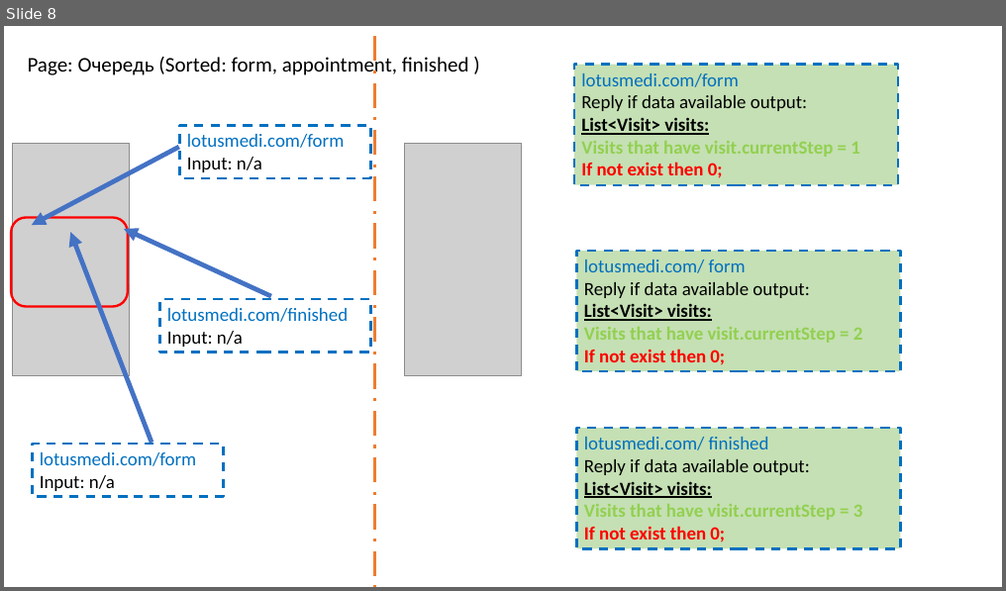
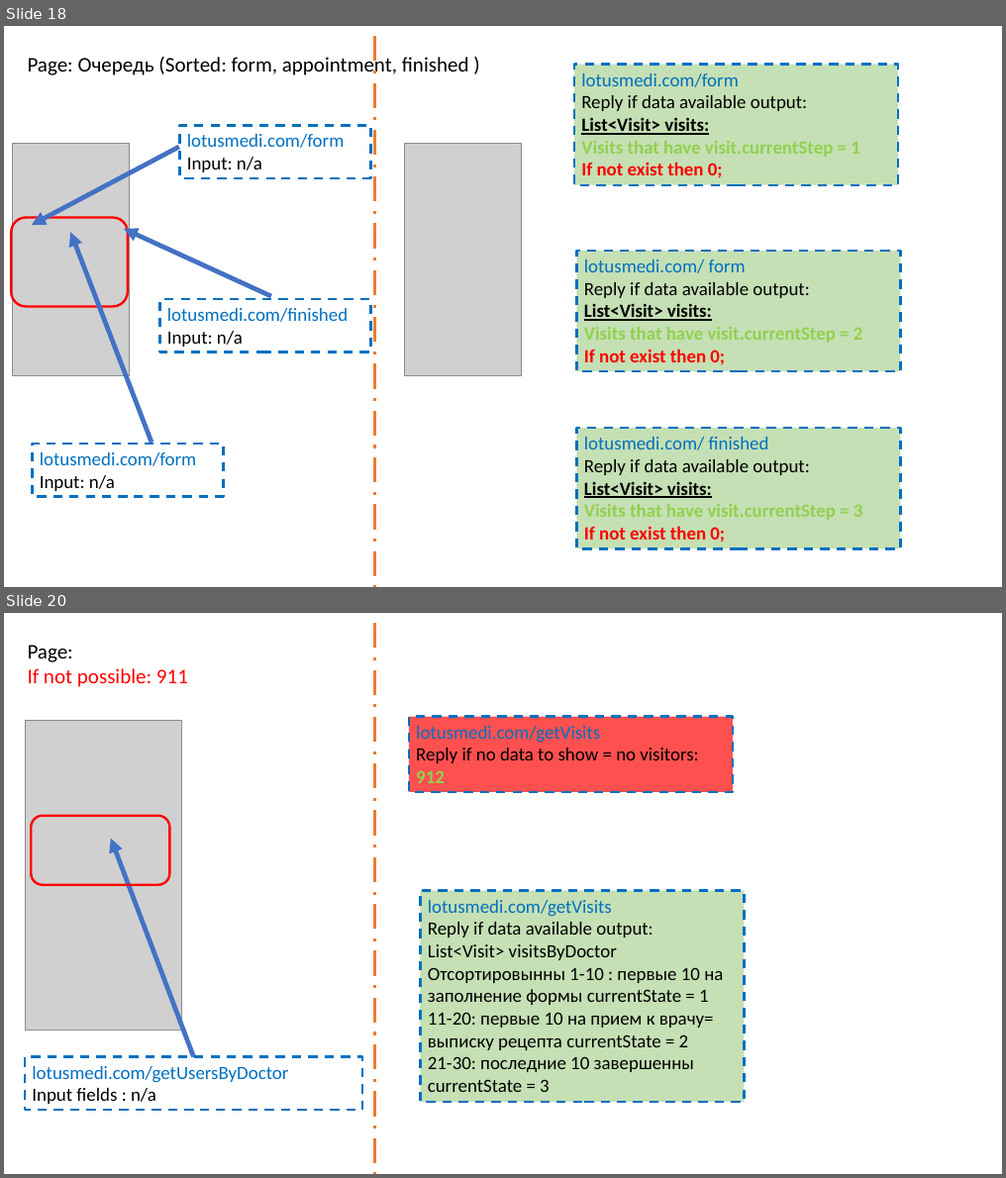
Before and after one commit to MarinaPak108/lotus, a slide deck: scenarioFlowChart.pptx. Shown one above the other, each under a label of ours: slide 8 before the commit, slides 18 and 20 after it; the slides between them are not shown. The pictures are 1006x591 and 1006x1178 pixels, drawn with LibreOffice and Linux fonts; fonts in the diff are those of the drawing; grey boxes stand for pictures. Boxes give left, top, right and bottom in pixels: in the first picture for what was removed or moved away, otherwise in the second. Text is boxed around its words. In the diff, an @@ line names an element or a change of style, - is before the commit and + after.

Commit message:
chompleted first version of ppt for backender. added buttons to modify doctor, formData , prescription

```diff
--- a/scenarioFlowChart.pptx
+++ b/scenarioFlowChart.pptx
@@ slide 20 added at (4,613,1002,1174), background #FFFFFF @@
@@ line added from (375, 623) to (375, 1174), #ED7D31 3 pt dashed @@
@@ text added at (28,645,188,687), 20 pt, text #FF0000 @@
+Page:
+If not possible: 911
@@ picture added at (25,720,181,1031) @@
@@ rectangle added at (409,716,734,792), fill #FF5050, outline #0070C0 2.25 pt dashed, 18 pt, text #000000 @@
+lotusmedi.com/getVisits
+Reply if no data to show = no visitors: 912
@@ rounded rectangle added at (31,816,169,885), outline #FF0000 2.25 pt @@
@@ arrow added from (193, 1057) to (111, 839), #4472C4 4.5 pt @@
@@ rectangle added at (420,891,745,1103), fill #C5E0B4, outline #0070C0 2.25 pt dashed, 18 pt, text #000000 @@
+lotusmedi.com/getVisits
+Reply if data available output:
+List<Visit> visitsByDoctor
+Отсортировынны 1-10 : первые 10 на заполнение формы currentState = 1
+11-20: первые 10 на прием к врачу= выписку рецепта currentState = 2
+21-30: последние 10 завершенны
+currentState = 3
@@ rectangle added at (25,1057,362,1110), outline #0070C0 2.25 pt dashed, 18 pt, text #0070C0 @@
+lotusmedi.com/getUsersByDoctor
+Input fields : n/a
@@ what was slide 8 is now slide 18 @@
```
Also in this commit, not shown: 4 slides changed, 16 other slides added, 4 slides removed, 1 other file.
